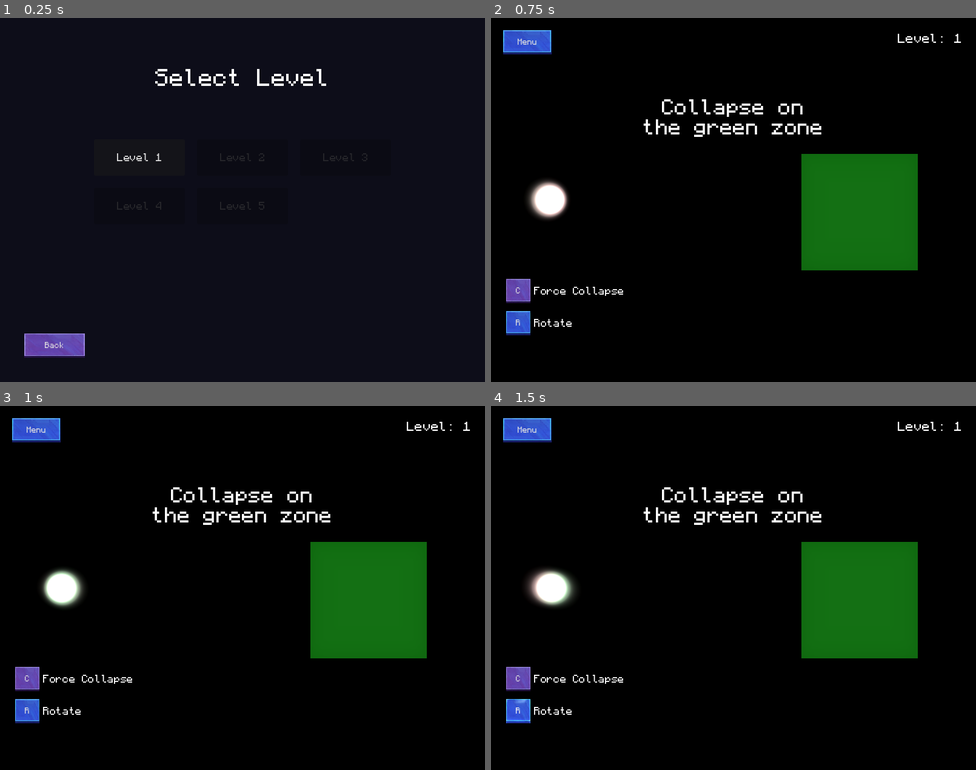
Above: before the commit, frames 1-4 (two rows, left to right).
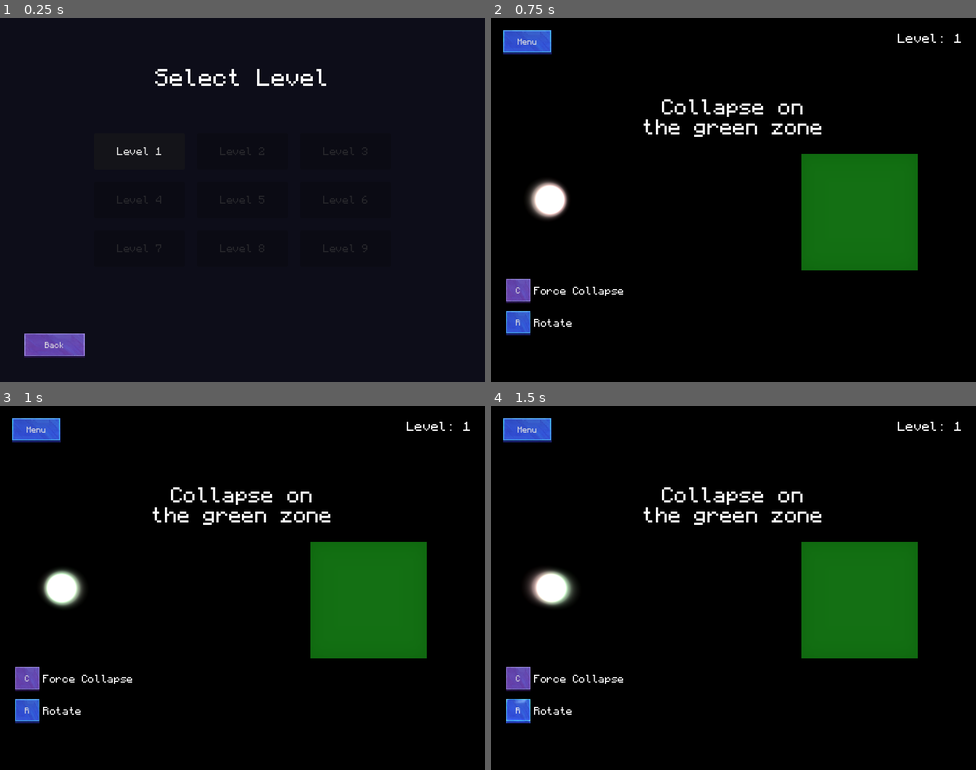
Above: after the commit, the same moments.

Repository: magnoint13/brinqo-2026
Game: Godot game, scene res://ui/LevelSelect.tscn
Same seed, same stepped clock (60 frames per second), same inputs: the game is played once before the commit and once after it. This scene is started directly instead of the project's main scene. Video files are missing from this copy of the repository; at most half a second of black plays in their place. Sound files missing from this copy of the repository are replaced by a short silence.
Inputs:
- Up to frame 1 (0.25 s): no input
- Up to frame 2 (0.75 s): click "Level 1" at 0.5 s
- Up to frame 3 (1 s): no input
- Up to frame 4 (1.5 s): click "R" at 1.25 s

The runs differ from the first frame. In frame 1, 0.4% of the frame differs, in the area x 24-76%, y 35-65%; in frame 2, nothing differs; in frame 3, nothing differs; in frame 4, nothing differs.

Commit message:
levels deshardcodeado de dos sitios (sigue siendo una variable hardcoded)

Diff:
--- a/autoload/GameManager.gd
+++ b/autoload/GameManager.gd
@@ -1,6 +1,6 @@
 extends Node
 
-const TOTAL_LEVELS: int = 8
+const TOTAL_LEVELS: int = 9
 
 var current_level: int = 1
 var unlocked_levels: Array[int] = [1]
--- a/ui/LevelSelect.gd
+++ b/ui/LevelSelect.gd
@@ -1,6 +1,6 @@
 extends Control
 
-const TOTAL_LEVELS: int = 5
+const TOTAL_LEVELS = GameManager.TOTAL_LEVELS
 
 @onready var grid_container = $GridContainer
 @onready var back_button = $BackButton
